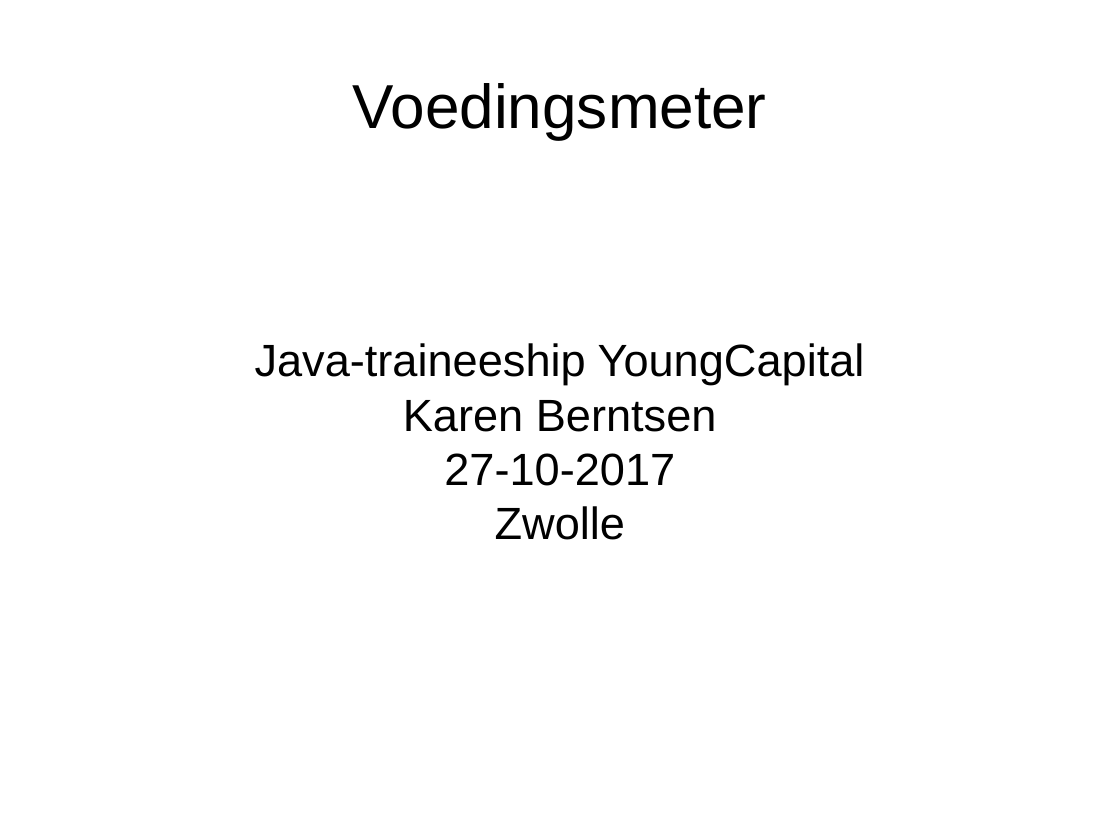
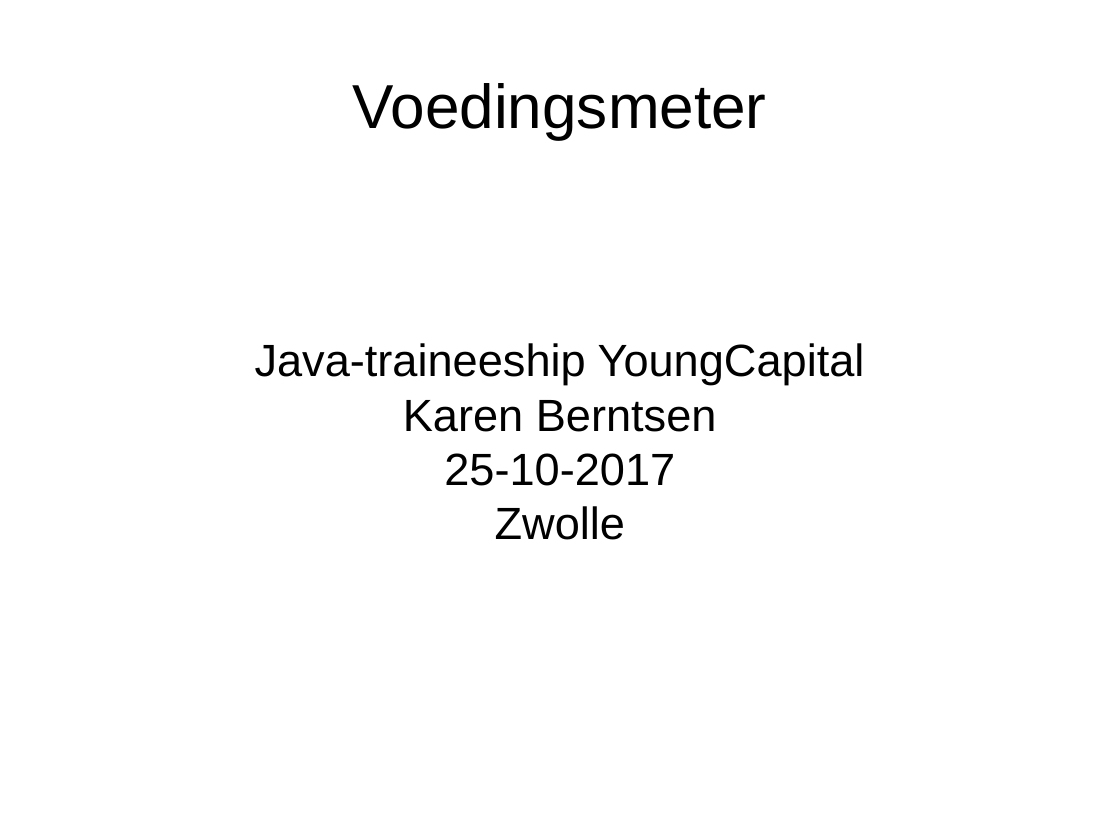
Before and after one commit to karenberntsen/Voedingsmeter2.0, a slide deck: slide 1 of src/main/resources/static/Presentatie.ods.odp. Drawn at 1120x840 pixels with LibreOffice and Linux fonts; fonts in the diff are those of the drawing. Boxes give left, top, right and bottom in pixels: in the first picture for what was removed or moved away, otherwise in the second. Text is boxed around its words. In the diff, an @@ line names an element or a change of style, - is before the commit and + after.

```diff
--- a/src/main/resources/static/Presentatie.ods.odp
+++ b/src/main/resources/static/Presentatie.ods.odp
@@ subtitle at bbox=[444, 453, 675, 486]: text changed @@
-27-10-2017
+25-10-2017
```
Also in this commit, not shown: 1 other slide changed, 3 slides added, 1 slide removed, 4 other files.
